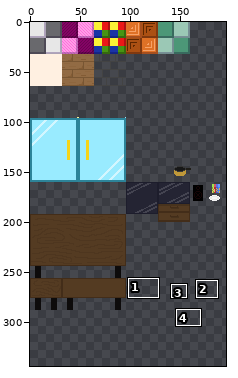
One commit to this sprite sheet: YoavProject/Resources/Background.png. The picture above shows the old version from afar; the outline marks the close-up.
Close-up. Before the edit:
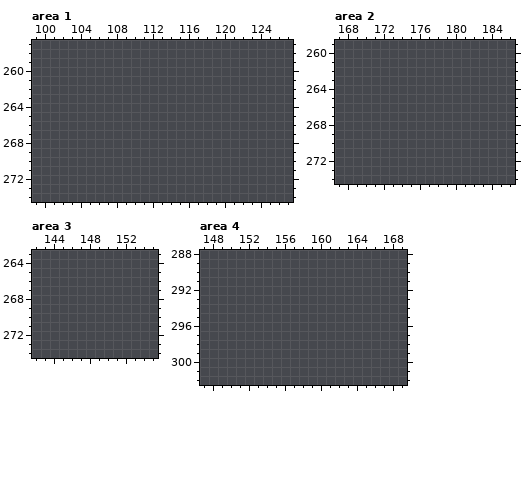
The file is 192x320 pixels. Colours within 5 levels of each other are drawn and written as one. Shown: area 1: x 99..127, y 257..274; area 2: x 167..186, y 259..274; area 3: x 142..155, y 263..274; area 4: x 147..169, y 288..302. The old version is drawn lined up with the new one, on the new canvas. The wide view leaves out empty margins. The commit also changed other parts of the picture, which this record leaves out.
After:
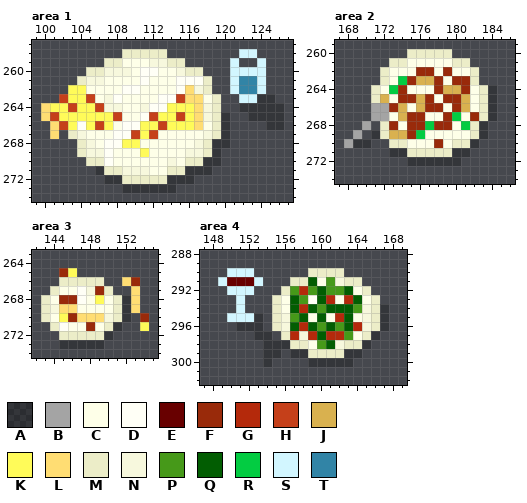
Palette (. is transparent): A #00000040  B #a4a4a4  C #feffe8  D #fffff6  E #680000  F #992a0a  G #b4290b  H #c5401a  J #d9b14f  K #fffb59  L #ffdd73  M #ecedc8  N #f7f8dd  P #469919  Q #025d02  R #03cc42  S #d2f6ff  T #3184a6
Difference:
canvas 192x320 -> 224x352
--- area 1
@@ x 99..127 @@
 257 .............................
-258 .............................
-259 .............................
-260 .............................
-261 .............................
-262 .............................
-263 .............................
-264 .............................
-265 .............................
-266 .............................
-267 .............................
-268 .............................
-269 .............................
-270 .............................
-271 .............................
-272 .............................
-273 .............................
+258 ..........MMMMM........SS....
+259 ........MMCCCNNMM.....S..S...
+260 ......MMNNNCDDCCNMM...SSSS...
+261 .....MNNCCCCDCCCDDDM..STTS...
+262 ....KKCCCCDDCCCCDLNM..STTS...
+263 ...HKKHCNDCCCCDDHLLCM..SSAA..
+264 .LKKHKKHNNCCNDDKKKLNM..AAAAA.
+265 .LHKKKKKKHCCDHKKHKLNMA..AAAA.
+266 ..LHKDKHKCDDKKHKKKLCMA....AA.
+267 ..L.MNCCCDDHKHCCCCCNMA.......
+268 .....MNCDDKKCCCCCCNMAA.......
+269 .....MNNDCCCKCCCCNNMA........
+270 ......MMDCCCCCCNCMMAA........
+271 .......AMMNNNCCMMAAA.........
+272 ........AAMMMMMAAA...........
+273 ..........AAAAAA.............
 274 .............................
--- area 2
@@ x 167..186 @@
 259 ....................
-260 ....................
-261 ....................
-262 ....................
-263 ....................
-264 ....................
-265 ....................
-266 ....................
-267 ....................
-268 ....................
-269 ....................
-270 ....................
-271 ....................
-272 ....................
+260 ........MMMMM.......
+261 ......MMCCCCCMM.....
+262 .....MCCCFFCFCCM....
+263 .....MCRFJJFCFFM....
+264 ....MCRFCCCFJJFCMA..
+265 ....MJCFFJFCFFJCMA..
+266 ....BBFJCJFFCFJCMA..
+267 ....BBCJFFCCFRCFMA..
+268 ...B.MFCFFRFFCRMA...
+269 ..B.AMJJFRCCCCCMA...
+270 .BAA..MMCCCFCMMA....
+271 ......AAMMMMMAA.....
+272 ........AAAAAA......
 273 ....................
--- area 3
@@ x 142..155 @@
 264 ..............
-265 ..............
-266 ..............
-267 ..............
-268 ..............
-269 ..............
-270 ..............
-271 ..............
-272 ..............
-273 ..............
+265 ...FK.........
+266 ...MMMMM..LF..
+267 ..MCCDNFM..L..
+268 .MCFFDCKCMAL..
+269 .MNLLCCCCMAL..
+270 .MCKFLLLNMA.F.
+271 ..MDCCFCMA..K.
+272 ...MMMMMA.....
+273 ...AAAAA......
 274 ..............
--- area 4
@@ x 147..169 @@
 289 .......................
-290 .......................
-291 .......................
-292 .......................
-293 .......................
-294 .......................
-295 .......................
-296 .......................
-297 .......................
-298 .......................
-299 .......................
-300 .......................
+290 ...SSS......MMMM.......
+291 ..SEEES...MMQCPNMM.....
+292 ...SSS...MPGPQPPQCM....
+293 ....S...MCQPDQGCGQCM...
+294 ....S...MCQGQPQQQPNMA..
+295 ...SSSA.MNPQCQCGQCNMA..
+296 ....AAA.MNQGQPQPQGNMA..
+297 ......AA.MGNGQGGPCMA...
+298 .......AAAMMCPQNMMA....
+299 .......AA.AAMMMMAA.....
+300 .......A....AAAAA......
 301 .......................
Pixel boxes of the changes (left, top, right, bottom) in both close-ups:
added: (41, 49, 284, 193)
added: (344, 49, 497, 166)
added: (41, 268, 149, 349)
added: (218, 268, 389, 367)
